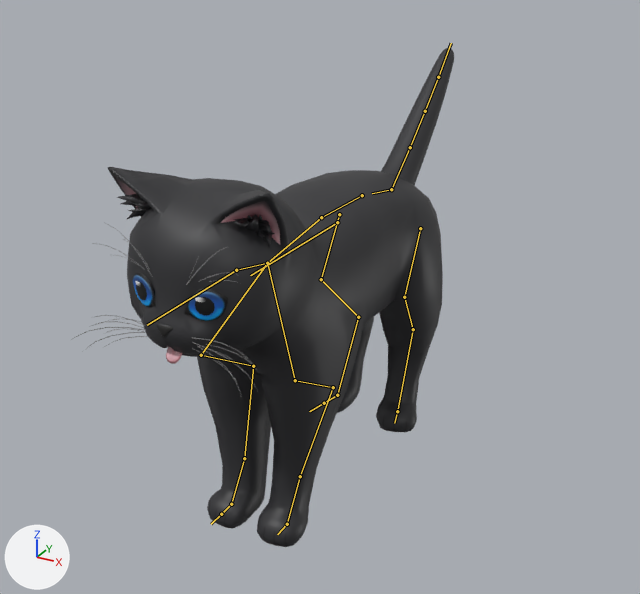
An edit to the FBX model 10_素材/02_Player/cat_ver007.fbx, drawn before and after from the same camera.
Camera for both pictures: a camera (50 mm lens) standing at (0.287, -0.527, 0.401) and looking at (0.006, -0.016, 0.145). Every picture has the same lights, and +X, +Y and +Z are marked at lower left. The older version comes first. The bones that change, and the others that lie on the model, are drawn over the model as lines.

Objects in the first picture: 'cat_1', 'eye'.
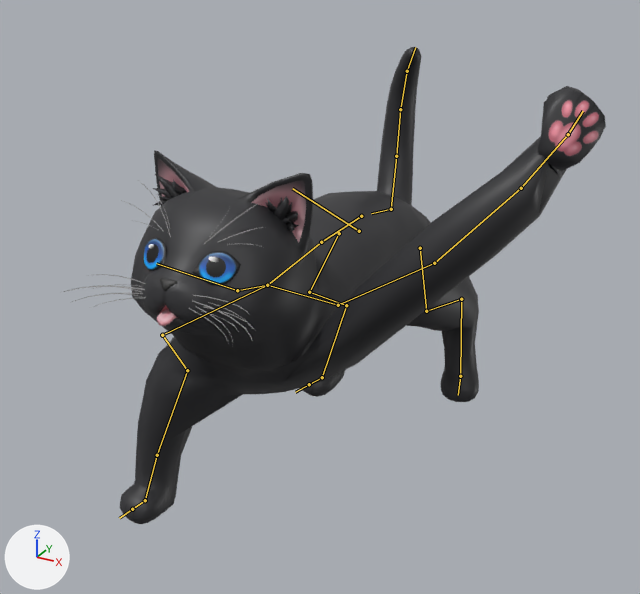
The newer file adds an action. The first version stands in its rest pose; the second is drawn at frame 6 of the action 'cat - punch2.001'.

Boxes [x1, y1, x2, y2] around the edits, measured in the pictures (640 x 594 px):
'cat_1', posed (42% wider): before [71, 48, 454, 547]; after [60, 47, 606, 524]
bone 'spine_001', root to tip: before (391, 189) to (372, 193); after (391, 209) to (371, 213)
bone 'hind_leg_001_L', root to tip: before (420, 228) to (404, 297); after (420, 248) to (426, 311)
bone 'hind_leg_002_L', root to tip: before (404, 297) to (413, 329); after (426, 311) to (461, 299)
bone 'hind_leg_003_L', root to tip: before (413, 329) to (397, 411); after (461, 299) to (460, 376)
bone 'hind_leg_003_L.001', root to tip: before (397, 411) to (394, 423); after (460, 376) to (458, 395)
bone 'hind_leg_001_R', root to tip: before (339, 214) to (321, 279); after (339, 233) to (309, 292)
bone 'hind_leg_002_R', root to tip: before (321, 279) to (358, 317); after (309, 292) to (346, 305)
bone 'hind_leg_003_R', root to tip: before (358, 317) to (337, 395); after (346, 305) to (322, 377)
bone 'hind_leg_003_R.001', root to tip: before (337, 395) to (324, 403); after (322, 377) to (309, 384)
bone 'spine_002', root to tip: before (362, 195) to (321, 217); after (361, 216) to (321, 242)
bone 'spine_003', root to tip: before (321, 217) to (267, 263); after (321, 242) to (267, 285)
bone 'foreleg_001_L', root to tip: before (267, 263) to (295, 380); after (267, 285) to (338, 305)
bone 'foreleg_002_L', root to tip: before (295, 380) to (333, 387); after (338, 305) to (434, 263)
bone 'foreleg_003_L', root to tip: before (333, 387) to (300, 476); after (434, 263) to (521, 188)
bone 'foreleg_003_L.001', root to tip: before (300, 476) to (287, 524); after (521, 188) to (568, 134)
bone 'foreleg_003_L.002', root to tip: before (287, 524) to (277, 534); after (568, 134) to (583, 111)
bone 'foreleg_001_R', root to tip: before (267, 263) to (201, 355); after (267, 285) to (162, 335)
bone 'foreleg_002_R', root to tip: before (201, 355) to (253, 366); after (162, 335) to (187, 370)
bone 'foreleg_003_R', root to tip: before (253, 366) to (244, 458); after (187, 370) to (157, 455)
bone 'foreleg_003_R.001', root to tip: before (244, 458) to (231, 504); after (157, 455) to (145, 500)
bone 'foreleg_003_R.002', root to tip: before (231, 504) to (221, 514); after (145, 500) to (132, 509)
bone 'head', root to tip: before (236, 270) to (147, 325); after (237, 290) to (156, 263)
bone 'tail_001', root to tip: before (391, 189) to (410, 147); after (391, 209) to (396, 156)
bone 'tail_002', root to tip: before (410, 147) to (425, 111); after (396, 156) to (400, 109)
bone 'tail_003', root to tip: before (425, 111) to (438, 77); after (400, 109) to (407, 71)
bone 'tail_004', root to tip: before (438, 77) to (451, 43); after (407, 71) to (415, 47)

What the commit changed:
Bone 'spine_001' (bone_spine_001) moves from (0.0, 0.0, 0.0) to (0.0, -0.006, 0.032).
Bone 'hind_leg_001_L' (bone_hind_leg_001_l) turns from (0, 0, 0) to (37, 12, 2) degrees about its own x, y and z.
Bone 'hind_leg_002_L' (bone_hind_leg_002_l) turns from (0, 0, 0) to (-2, -5, -3) degrees about its own x, y and z.
Bone 'hind_leg_003_L' (bone_hind_leg_003_l) turns from (0, 0, 0) to (-17, -5, 6) degrees about its own x, y and z.
Bone 'hind_leg_003_L.001' (bone_hind_leg_003_l_001) turns from (0, 0, 0) to (20, -10, -2) degrees about its own x, y and z.
Bone 'hind_leg_001_R' (bone_hind_leg_001_r) turns from (0, 0, 0) to (-12, -5, 8) degrees about its own x, y and z.
Bone 'hind_leg_002_R' (bone_hind_leg_002_r) turns from (0, 0, 0) to (29, 4, 3) degrees about its own x, y and z.
Bone 'hind_leg_003_R' (bone_hind_leg_003_r) turns from (0, 0, 0) to (-5, 3, -1) degrees about its own x, y and z.
Bone 'hind_leg_003_R.001' (bone_hind_leg_003_r_001) turns from (0, 0, 0) to (-12, 0, -1) degrees about its own x, y and z.
Bone 'spine_002' (bone_spine_002) turns from (0, 0, 0) to (2, 0, 0) degrees about its own x, y and z.
Bone 'spine_003' (bone_spine_003) turns from (0, 0, 0) to (-4, 0, 0) degrees about its own x, y and z.
Bone 'foreleg_001_L' (bone_foreleg_001_l) turns from (0, 0, 0) to (9, 27, -59) degrees about its own x, y and z.
Bone 'foreleg_002_L' (bone_foreleg_002_l) turns from (0, 0, 0) to (-33, -42, -48) degrees about its own x, y and z.
Bone 'foreleg_003_L' (bone_foreleg_003_l) turns from (0, 0, 0) to (75, 10, -17) degrees about its own x, y and z.
Bone 'foreleg_003_L.001' (bone_foreleg_003_l_001) turns from (0, 0, 0) to (26, -51, -23) degrees about its own x, y and z.
Bone 'foreleg_003_L.002' (bone_foreleg_003_l_002) turns from (0, 0, 0) to (63, -33, -81) degrees about its own x, y and z.
Bone 'foreleg_001_R' (bone_foreleg_001_r) turns from (0, 0, 0) to (3, -6, 27) degrees about its own x, y and z.
Bone 'foreleg_002_R' (bone_foreleg_002_r) turns from (0, 0, 0) to (-8, 1, -2) degrees about its own x, y and z.
Bone 'foreleg_003_R' (bone_foreleg_003_r) turns from (0, 0, 0) to (22, -1, -8) degrees about its own x, y and z.
Bone 'foreleg_003_R.001' (bone_foreleg_003_r_001) turns from (0, 0, 0) to (-6, 0, -17) degrees about its own x, y and z.
Bone 'foreleg_003_R.002' (bone_foreleg_003_r_002) turns from (0, 0, 0) to (1, 4, 18) degrees about its own x, y and z.
Bone 'head' (bone_head) turns from (0, 0, 0) to (-29, 0, 0) degrees about its own x, y and z.
Bone 'tail_001' (bone_tail_001) turns from (0, 0, 0) to (25, -3, 7) degrees about its own x, y and z.
Bone 'tail_002' (bone_tail_002) turns from (0, 0, 0) to (22, 1, -9) degrees about its own x, y and z.
Bone 'tail_003' (bone_tail_003) turns from (0, 0, 0) to (21, 5, -12) degrees about its own x, y and z.
Bone 'tail_004' (bone_tail_004) turns from (0, 0, 0) to (23, 11, -9) degrees about its own x, y and z.
